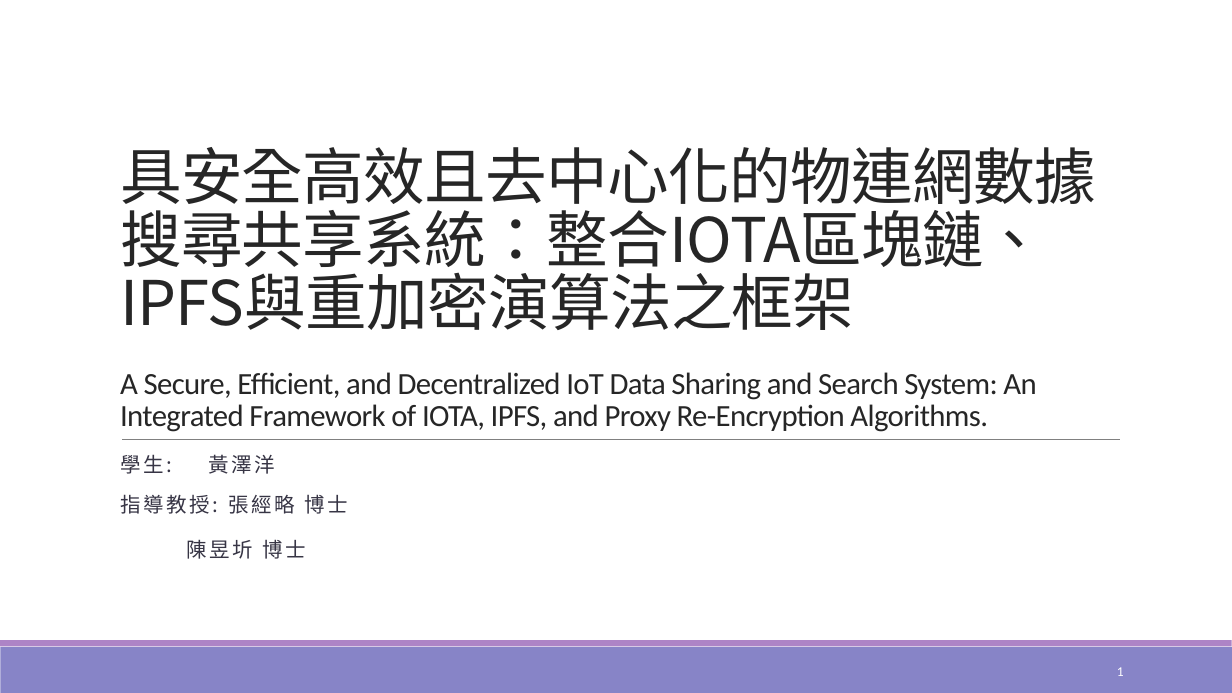
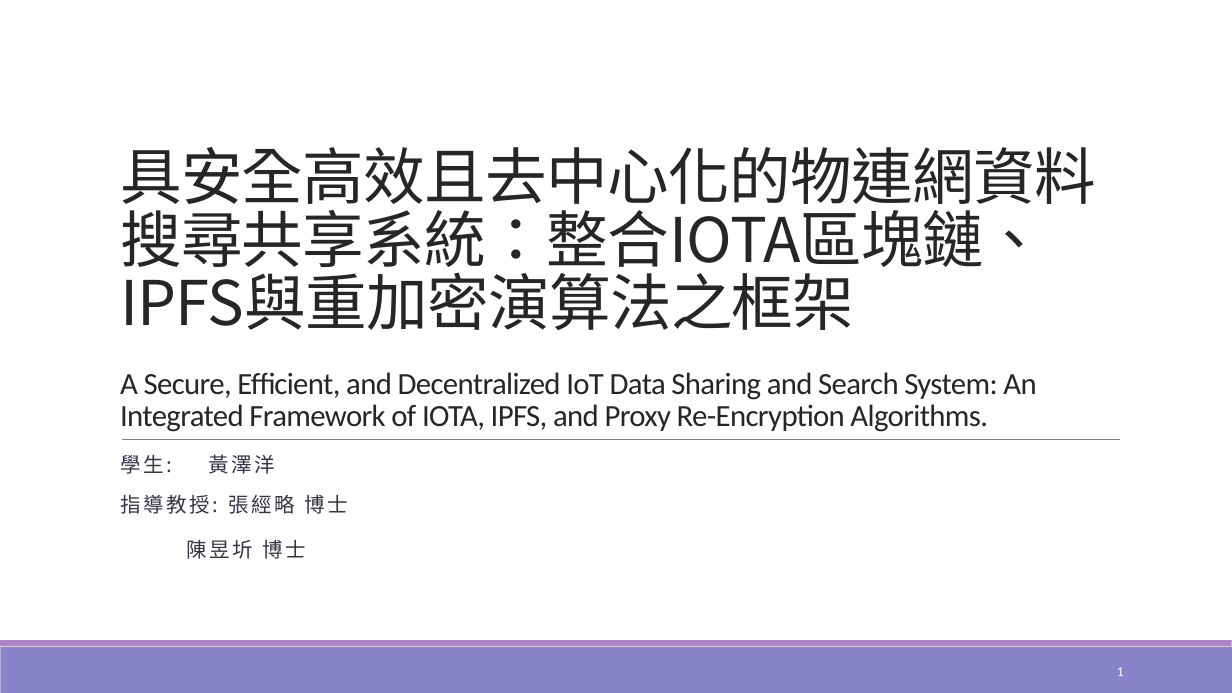
Before and after one commit to kuromasama/Paper, a slide deck: slide 1 of 澤洋 口試.pptx. Drawn at 1232x693 pixels with LibreOffice and Linux fonts; fonts in the diff are those of the drawing. Boxes give left, top, right and bottom in pixels: in the first picture for what was removed or moved away, otherwise in the second. Text is boxed around its words. In the diff, an @@ line names an element or a change of style, - is before the commit and + after.

```diff
--- a/澤洋 口試.pptx
+++ b/澤洋 口試.pptx
@@ title at bbox=[120, 147, 1096, 432]: text changed @@
-具安全高效且去中心化的物連網數據搜尋共享系統：整合IOTA區塊鏈、IPFS與重加密演算法之框架
-A Secure, Efficient, and Decentralized IoT Data Sharing and Search System: An Integrated Framework of IOTA, IPFS, and Proxy Re-Encryption Algorithms.
+具安全高效且去中心化的物連網資料搜尋共享系統：整合IOTA區塊鏈、IPFS與重加密演算法之框架
+A Secure, Efficient, and Decentralized IoT Data Sharing and Search System: An Integrated Framework of IOTA, IPFS, and Proxy Re-Encryption Algorithms.
```
Also in this commit, not shown: 2 other slides changed, 8 other files.
